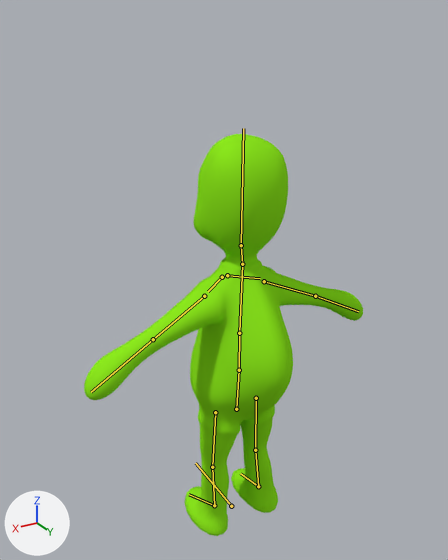
The Blender file Models/turtle anim.blend as it was, and as the next commit left it.
Camera for both pictures: a 50 mm camera at (1.68, 2.71, 3.0) aimed at (0.03, -0.04, 1.62). Lighting does not change. The marker at lower left points along +X, +Y and +Z. The bones that bend it are drawn over the model as lines.

Objects in the first picture: 'Bob'.
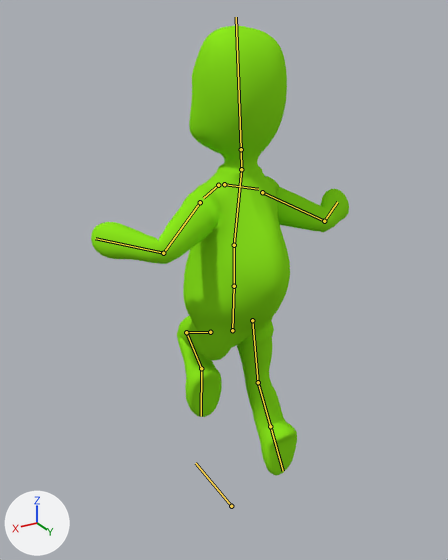
The newer file adds an action. The first version stands in its rest pose; the second is drawn at frame 10 of the action 'Jump'.

Where the change shows, as pixel boxes (x1, y1, x2, y2) in the pictures (448 x 560 px):
'Bob', posed (7% narrower, 12% taller): before (84, 134, 363, 536); after (91, 26, 349, 475)
bone 'hips', root to tip: before (236, 409) to (239, 370); after (232, 330) to (234, 286)
bone 'chest', root to tip: before (239, 333) to (242, 264); after (234, 245) to (241, 170)
bone 'head', root to tip: before (241, 245) to (243, 128); after (241, 149) to (236, 17)

The change in detail:
Bone 'Arm IK.L' (bone_arm_ik_l) moves from (0.0, 0.0, 0.0) to (-0.187, -0.282, 0.699).
Bone 'Arm IK.R' (bone_arm_ik_r) moves from (0.0, 0.0, 0.0) to (0.185, -0.065, 0.735).
Bone 'Leg IK.L' (bone_leg_ik_l) moves from (0.0, 0.0, 0.0) to (-0.029, -0.195, 0.89).
Bone 'Leg IK.L' (bone_leg_ik_l) turns from (0, 0, 0) to (78, 0, 0) degrees about its own x, y and z.
Bone 'Leg IK.R' (bone_leg_ik_r) moves from (0.0, 0.0, 0.0) to (0.0, 0.109, 0.545).
Bone 'Leg IK.R' (bone_leg_ik_r) turns from (0, 0, 0) to (86, 0, 0) degrees about its own x, y and z.
Bone 'Elbow.L' (bone_elbow_l) moves from (0.0, 0.0, 0.0) to (0.134, 1.148, 0.0).
Bone 'Knee.L' (bone_knee_l) moves from (0.0, 0.0, 0.0) to (-0.107, 0.92, 0.026).
Bone 'Elbow.R' (bone_elbow_r) moves from (0.0, 0.0, 0.0) to (0.012, 1.189, 0.0).
Bone 'hips' (bone_hips) moves from (0.0, 0.0, 0.0) to (0.0, 0.506, 0.087).
Bone 'hips' (bone_hips) turns from (0, 0, 0) to (1, 0, 0) degrees about its own x, y and z.
Bone 'chest' (bone_chest) turns from (0, 0, 0) to (-6, 0, 0) degrees about its own x, y and z.
Bone 'head' (bone_head) turns from (0, 0, 0) to (11, 0, 0) degrees about its own x, y and z.
